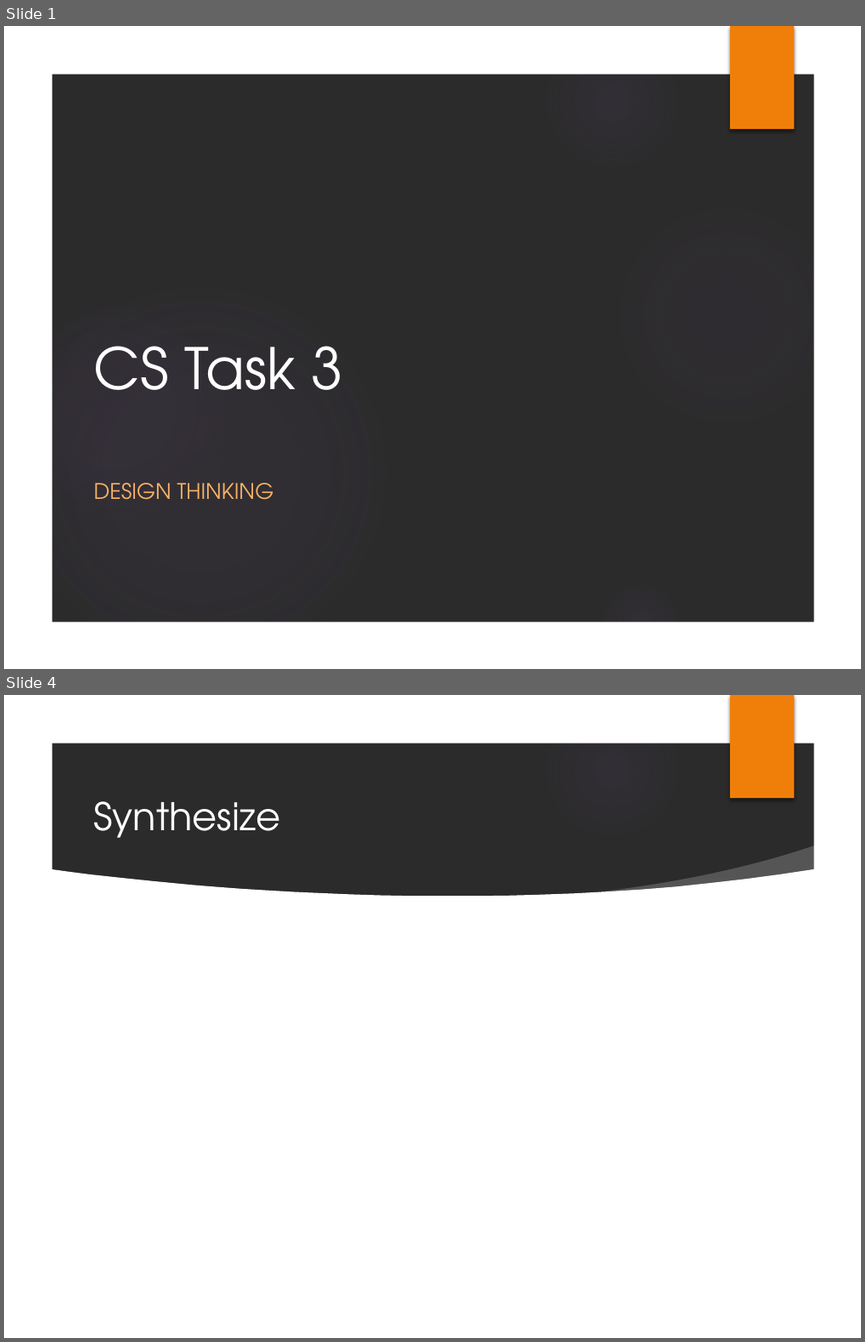
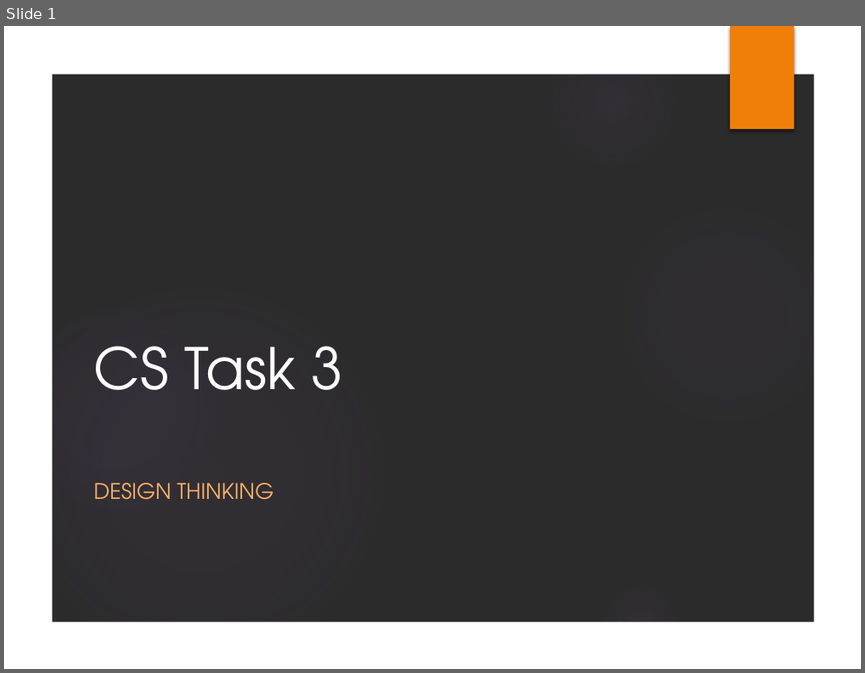
Before and after one commit to k-tipp/ch.bfh.btx8081.w2015.weiss, a slide deck: doc/CS1_Task3/Task3_Design_Thinking.pptx. Shown one above the other, each under a label of ours: slides 1 and 4 before the commit, slide 1 after it; the slides between them are not shown. The pictures are 865x1342 and 865x673 pixels, drawn with LibreOffice and Linux fonts; fonts in the diff are those of the drawing; background and template pictures are left out; a plain dark background stands for a picture behind light text. Boxes give left, top, right and bottom in pixels: in the first picture for what was removed or moved away, otherwise in the second. Text is boxed around its words. In the diff, an @@ line names an element or a change of style, - is before the commit and + after.

```diff
--- a/doc/CS1_Task3/Task3_Design_Thinking.pptx
+++ b/doc/CS1_Task3/Task3_Design_Thinking.pptx
@@ slide 4 removed at [4, 695, 861, 1338], background picture (left out); not listed: 7 template elements that a slide beside it also shows @@
@@ title removed at [94, 801, 281, 838] @@
-Synthesize
@@ freeform shape removed at [599, 845, 824, 912] @@
@@ freeform shape removed at [49, 869, 816, 1294] @@
```
Also in this commit, not shown: 3 slides changed, 5 slides added, 2 other slides removed.
